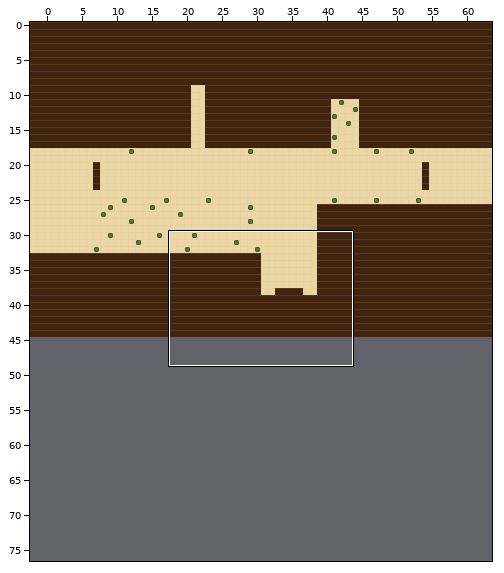
One commit to this Tiled map (JSON): maps/city.tmj. The first picture is a wide view before the edit; the outline marks the close-up.
Close-up. Old version:
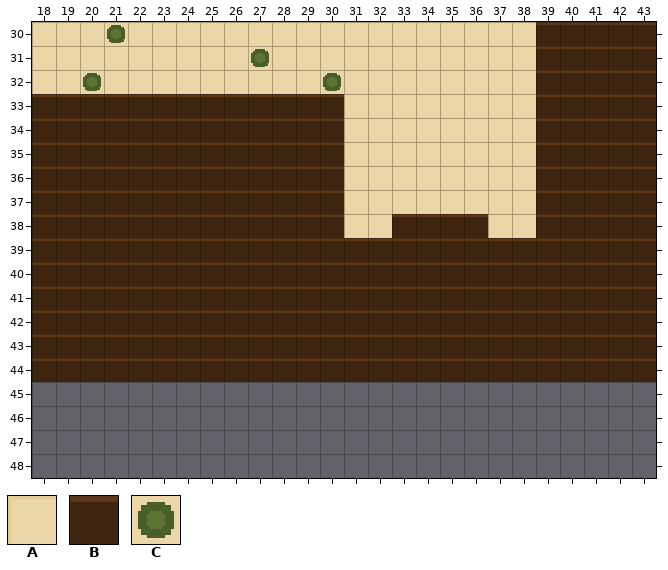
Cells are 16x16 px. Shown: x 18..43, y 30..48. The commit also changed other parts of the map, which this record leaves out. The old version is drawn lined up with the new one.
Key: from "draft": A 0, B 1, C 3.
_ is an empty cell.
Layer "ground" before, first column x 18:
30 AAACAAAAAAAAAAAAAAAAABBBBB
31 AAAAAAAAACAAAAAAAAAAABBBBB
32 AACAAAAAAAAACAAAAAAAABBBBB
33 BBBBBBBBBBBBBAAAAAAAABBBBB
34 BBBBBBBBBBBBBAAAAAAAABBBBB
35 BBBBBBBBBBBBBAAAAAAAABBBBB
36 BBBBBBBBBBBBBAAAAAAAABBBBB
37 BBBBBBBBBBBBBAAAAAAAABBBBB
38 BBBBBBBBBBBBBAABBBBAABBBBB
39 BBBBBBBBBBBBBBBBBBBBBBBBBB
40 BBBBBBBBBBBBBBBBBBBBBBBBBB
41 BBBBBBBBBBBBBBBBBBBBBBBBBB
42 BBBBBBBBBBBBBBBBBBBBBBBBBB
43 BBBBBBBBBBBBBBBBBBBBBBBBBB
44 BBBBBBBBBBBBBBBBBBBBBBBBBB
45 __________________________
46 __________________________
47 __________________________
48 __________________________
And afterwards:
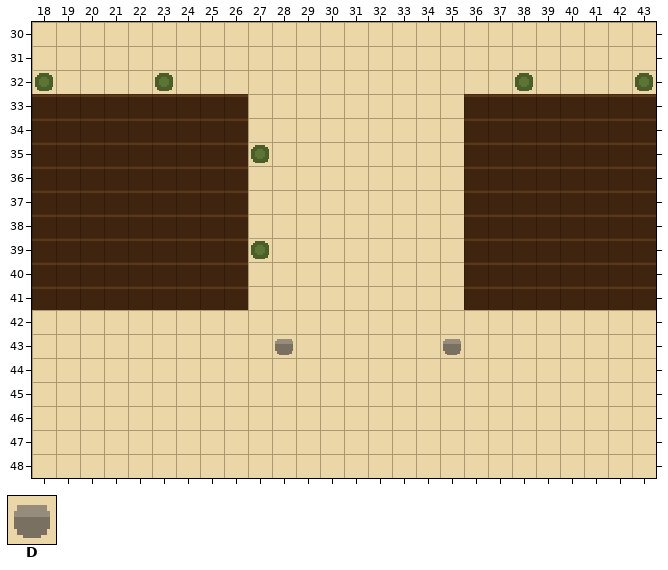
Further tiles: from "draft": D 4.
The exact change:
Changed rows in their new state; . is an unchanged cell.
map size 66x45 -> 64x77 cells (old content now starts at -2,0; both pictures use the new coordinates)
Layer "ground":
first column x 18:
30 ...A.................AAAAA
31 .........A...........AAAAA
32 C.A..C......A.......CAAAAC
33 .........AAAA.....BBB.....
34 .........AAAA.....BBB.....
35 .........CAAA.....BBB.....
36 .........AAAA.....BBB.....
37 .........AAAA.....BBB.....
38 .........AAAA..AAA.BB.....
39 .........CAAAAAAAA........
40 .........AAAAAAAAA........
41 .........AAAAAAAAA........
42 AAAAAAAAAAAAAAAAAAAAAAAAAA
43 AAAAAAAAAADAAAAAADAAAAAAAA
44 AAAAAAAAAAAAAAAAAAAAAAAAAA
45 AAAAAAAAAAAAAAAAAAAAAAAAAA
46 AAAAAAAAAAAAAAAAAAAAAAAAAA
47 AAAAAAAAAAAAAAAAAAAAAAAAAA
48 AAAAAAAAAAAAAAAAAAAAAAAAAA
